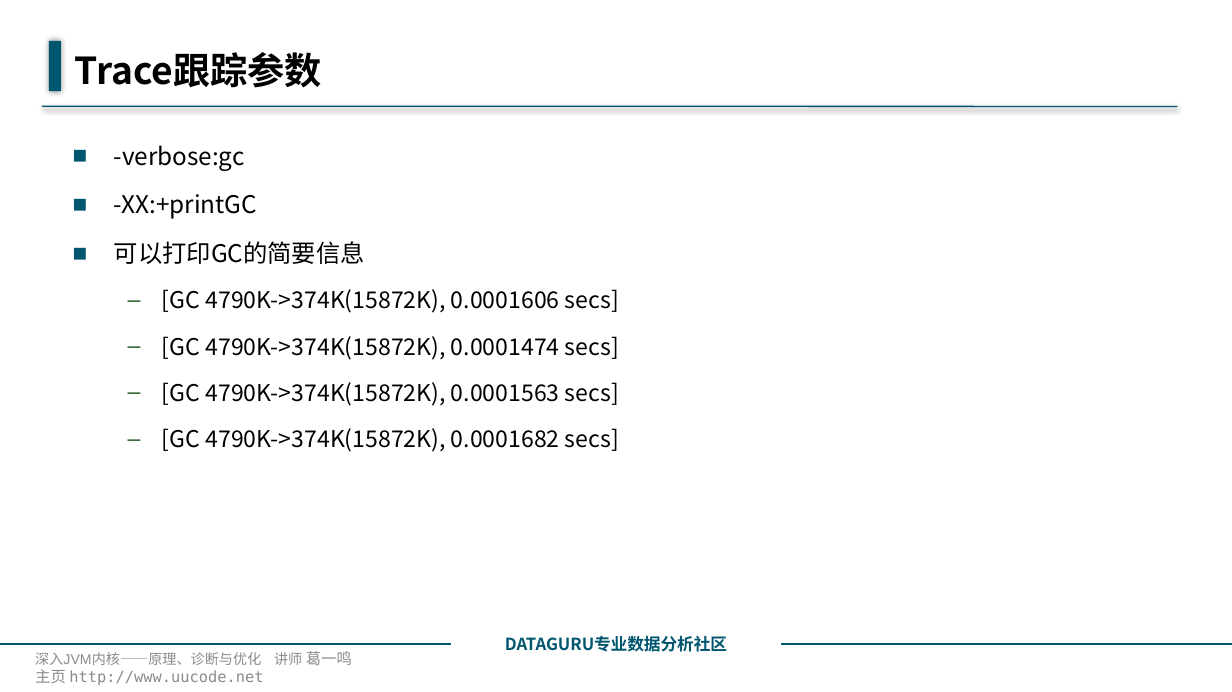
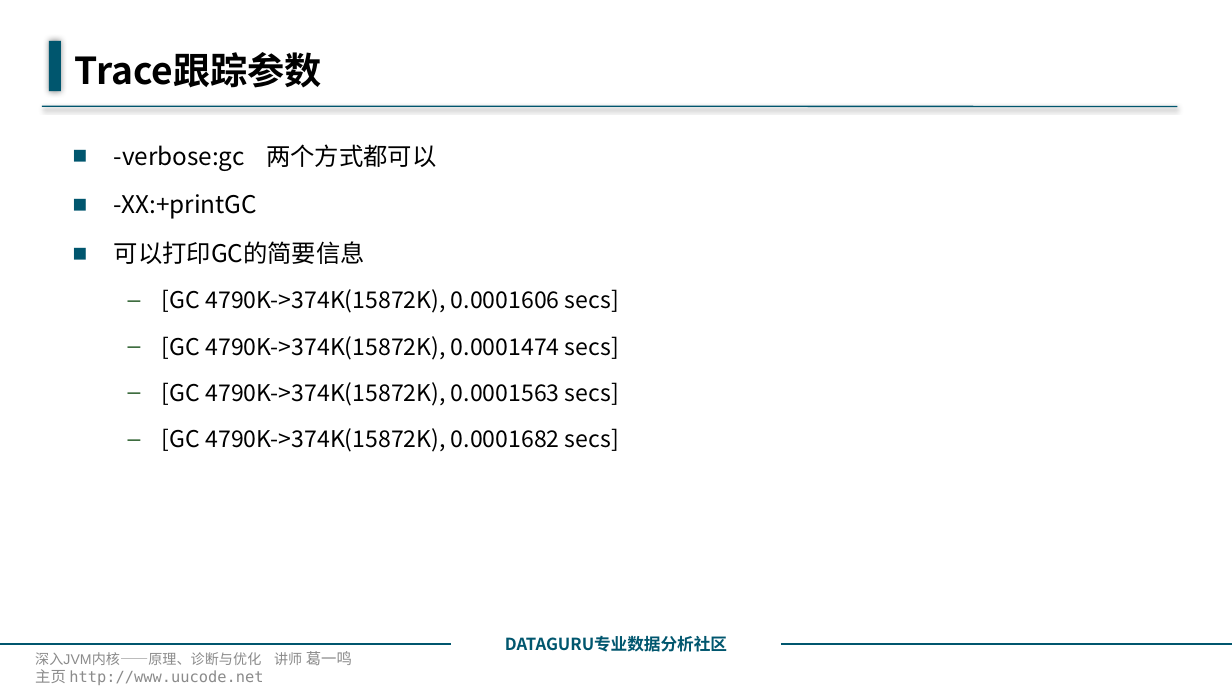
Before and after one commit to 1606884098/javabase, a slide deck: slide 2 of javabase1Jvm/src/main/java/com/javabase/jvm1runtime/runtimeDetail/3.常用JVM配置参数.pptx. Drawn at 1232x692 pixels with LibreOffice and Linux fonts; fonts in the diff are those of the drawing; background and template pictures are left out. Boxes give left, top, right and bottom in pixels: in the first picture for what was removed or moved away, otherwise in the second. Text is boxed around its words. In the diff, an @@ line names an element or a change of style, - is before the commit and + after.

```diff
--- a/javabase1Jvm/src/main/java/com/javabase/jvm1runtime/runtimeDetail/3.常用JVM配置参数.pptx
+++ b/javabase1Jvm/src/main/java/com/javabase/jvm1runtime/runtimeDetail/3.常用JVM配置参数.pptx
@@ text at (x1=114, y1=144, x2=436, y2=171): text changed @@
-■ -verbose:gc
+■ -verbose:gc 两个方式都可以
```
Also in this commit, not shown: 1 other slide changed, 7 other files.
